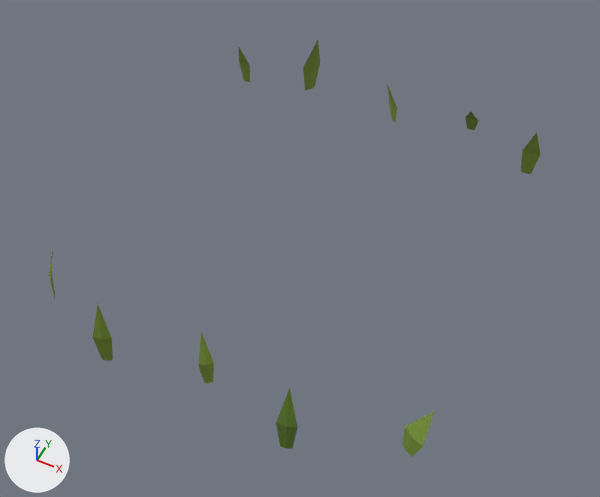
Renders of the glTF model assets/custom/models/tile_decorations/tile_grass_strip_04.glb from each side of a commit.
Before and after are seen from a camera (50 mm lens) standing at (0.554, -1.145, 1.358) and looking at (0.018, -0.074, 0.019). Every picture has the same lights, and +X, +Y and +Z are marked at lower left. The picture after the commit comes second. Vertices at exactly the same position are counted once.

In view in the first picture: 'tile_grass_strip_04'.
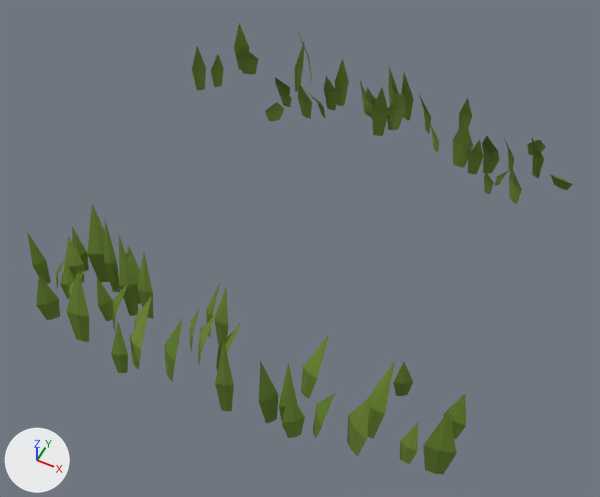
Where the change shows, as pixel boxes (x1, y1, x2, y2) in the pictures (600 x 497 px; the box of a moved part takes in the faces that stretch with it):
'tile_grass_strip_04', reshaped (11% wider, 8% taller): before (49, 40, 540, 457); after (27, 23, 573, 474)
part 1 of me_tile_grass_strip_04_mesh, moved or reshaped: before (93, 304, 113, 361); after (60, 262, 75, 299)
part 2 of me_tile_grass_strip_04_mesh, moved or reshaped: before (198, 332, 214, 383); after (27, 232, 51, 284)
part 3 of me_tile_grass_strip_04_mesh, moved or reshaped: before (276, 388, 298, 449); after (259, 361, 278, 423)
part 4 of me_tile_grass_strip_04_mesh, moved or reshaped: before (303, 40, 320, 90); after (453, 119, 473, 168)
part 5 of me_tile_grass_strip_04_mesh, moved or reshaped: before (521, 132, 540, 174); after (211, 54, 224, 87)
part 6 of me_tile_grass_strip_04_mesh, moved or reshaped: before (466, 112, 478, 130); after (280, 89, 292, 107)
part 7 of me_tile_grass_strip_04_mesh, deleted (green): before (402, 412, 434, 457)
part 8 of me_tile_grass_strip_04_mesh, deleted: before (239, 48, 250, 82)
part 9 of me_tile_grass_strip_04_mesh, built on: before (387, 84, 397, 123); after (192, 23, 573, 205)
part 10 of me_tile_grass_strip_04_mesh, built on: before (49, 249, 55, 299); after (36, 204, 242, 411)
part 11 of me_tile_grass_strip_04_mesh, added (green): after (279, 333, 466, 474)

The edits, one by one:
me_tile_grass_strip_04_mesh is used by ob_tile_grass_strip_04; location (0.0, 0.0, 0.0).
me_tile_grass_strip_04_mesh had 90 vertices, 140 faces and spanned x -0.404..0.427, y -0.5..0.5, z -0.006..0.169.
me_tile_grass_strip_04_mesh now has 648 vertices, 1008 faces and spans x -0.488..0.495, y -0.5..0.5, z -0.006..0.175.
me_tile_grass_strip_04_mesh part 1: the loose piece of 9 vertices spanning x -0.218..-0.183, y -0.489..-0.459, z -0.006..0.138 is scaled about its middle by (0.94, 0.933, 0.629), then moved by (-0.155, 0.092, -0.027).
me_tile_grass_strip_04_mesh part 2: the loose piece of 9 vertices spanning x -0.018..0.013, y -0.446..-0.409, z -0.006..0.106 is turned 17.7 degrees about the z axis through its middle and scaled by 1.08, then moved by (-0.437, 0.056, 0.005).
me_tile_grass_strip_04_mesh part 3: the loose piece of 9 vertices spanning x 0.181..0.219, y -0.5..-0.463, z -0.006..0.139 is multiplied about its middle by the matrix ((0.812, -0.6, -0.014), (0.6, 0.812, 0.011), (0.005, -0.017, 1.01)), then moved by (-0.059, 0.032, 0.001).
me_tile_grass_strip_04_mesh part 4: the loose piece of 9 vertices spanning x -0.23..-0.192, y 0.44..0.483, z -0.006..0.169 is turned -53.7 degrees about the z axis through its middle and scaled by 0.992, then moved by (0.446, -0.117, -0.001).
me_tile_grass_strip_04_mesh part 5: the loose piece of 9 vertices spanning x 0.362..0.404, y 0.368..0.406, z -0.006..0.149 is multiplied about its middle by the matrix ((0.645, -0.533, 0.02), (0.534, 0.644, -0.02), (-0.003, 0.028, 0.837)), then moved by (-0.818, -0.033, -0.013).
me_tile_grass_strip_04_mesh part 6: the loose piece of 9 vertices spanning x 0.196..0.23, y 0.458..0.5, z -0.006..0.081 is multiplied about its middle by the matrix ((0.995, -0.053, 0.0), (0.053, 0.995, -0.007), (0.0, 0.007, 0.996)), then moved by (-0.454, -0.125, 0.0).
me_tile_grass_strip_04_mesh part 7: the loose piece of 9 vertices spanning x 0.384..0.427, y -0.412..-0.362, z -0.006..0.084 is deleted.
me_tile_grass_strip_04_mesh part 8: the loose piece of 9 vertices spanning x -0.404..-0.372, y 0.389..0.421, z -0.006..0.125 is deleted.
me_tile_grass_strip_04_mesh part 9: 9 vertices removed from x 0.001..0.037, y 0.426..0.459, z -0.006..0.119; 297 vertices added at x -0.488..0.495, y 0.25..0.5, z -0.006..0.175.
me_tile_grass_strip_04_mesh part 10: 9 vertices removed from x -0.399..-0.37, y -0.411..-0.382, z -0.006..0.141; 207 vertices added at x -0.408..0.08, y -0.5..-0.264, z -0.006..0.173.
me_tile_grass_strip_04_mesh part 11: 90 vertices added at x 0.161..0.485, y -0.48..-0.282, z -0.006..0.162.
